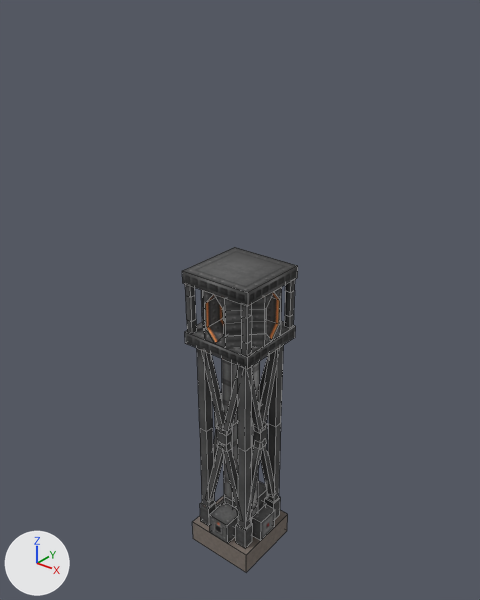
The OBJ model src/main/resources/assets/immersivetech/models/block/metal_multiblock/solar_tower_mirrored.obj, before and after one commit.
Camera for both pictures: a 50 mm lens placed at (14.45, -17.97, 20.54), pointed at (0.19, -0.14, 9.48). The axes (+X, +Y, +Z) are drawn at lower left. The lights are the same throughout. Mesh edges are drawn as thin lines. Where no turn or scale is listed for an object, it has been applied to the vertices. Vertices at the same position are counted once.

Script lines for the objects in view, before the commit:
```python
me_solar_tower = bpy.data.meshes.new('solar_tower')
me_solar_tower.from_pydata(...)  # 551 vertices, 329 faces, 6 loose edges; spans x -1.0..2.0, y -2.0..1.0, z -2.0..11.0
me_solar_tower.materials.append(mat_solar_tower)  # picture img_metal_multiblock_solar_tower
ob_solar_tower = bpy.data.objects.new('solar_tower', me_solar_tower)
ob_solar_tower.location = (0.0, 0.0, 0.0)
```
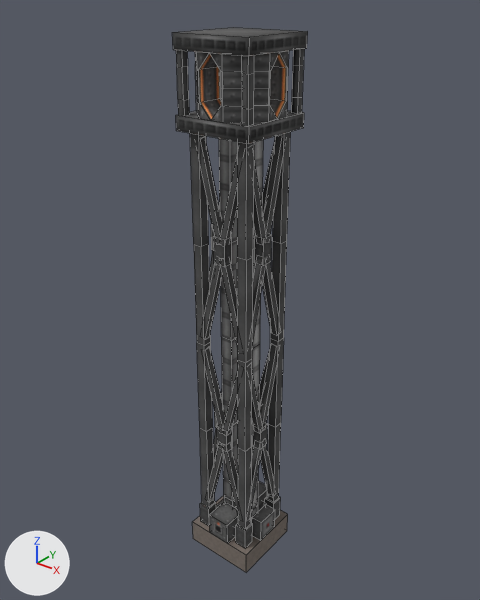
Boxes [x1, y1, x2, y2] around the edits, measured in the pictures (480 x 600 px; the box of a moved part takes in the faces that stretch with it):
'solar_tower', reshaped (17% wider, 67% taller)
    before: [182, 247, 298, 572]
    after: [172, 27, 308, 572]
part 1 of me_solar_tower, moved or reshaped
    before: [185, 321, 295, 369]
    after: [176, 110, 304, 144]
part 2 of me_solar_tower, moved or reshaped
    before: [241, 341, 251, 356]
    after: [242, 108, 253, 126]
part 3 of me_solar_tower, moved or reshaped
    before: [284, 314, 294, 328]
    after: [291, 97, 302, 114]
part 4 of me_solar_tower, moved or reshaped
    before: [182, 247, 298, 306]
    after: [172, 27, 308, 56]
part 5 of me_solar_tower, added
    after: [211, 224, 214, 250]
part 6 of me_solar_tower, added (black)
    after: [263, 136, 282, 236]
part 7 of me_solar_tower, added (black)
    after: [254, 234, 272, 265]
part 8 of me_solar_tower, added (black)
    after: [253, 159, 266, 238]
part 9 of me_solar_tower, added (black)
    after: [200, 138, 223, 238]
part 10 of me_solar_tower, added (black)
    after: [213, 236, 232, 267]
part 11 of me_solar_tower, added (black)
    after: [220, 156, 237, 240]
part 12 of me_solar_tower, added
    after: [262, 141, 275, 215]
part 13 of me_solar_tower, deleted (black)
    before: [201, 287, 282, 348]
part 14 of me_solar_tower, deleted (black)
    before: [185, 284, 196, 333]
part 15 of me_solar_tower, deleted
    before: [241, 304, 252, 343]
part 16 of me_solar_tower, deleted
    before: [285, 280, 295, 317]
part 17 of me_solar_tower, added (black)
    after: [176, 49, 304, 363]

Diff of the bpy script that builds the scene:
```diff
--- a/src/main/resources/assets/immersivetech/models/block/metal_multiblock/solar_tower_mirrored.obj.py
+++ b/src/main/resources/assets/immersivetech/models/block/metal_multiblock/solar_tower_mirrored.obj.py
@@ me_solar_tower @@
 # used by ob_solar_tower; location = (0.0, 0.0, 0.0)
-me_solar_tower.from_pydata(...)  # 551 vertices, 329 faces, 6 loose edges; spans x -1.0..2.0, y -2.0..1.0, z -2.0..11.0
+me_solar_tower.from_pydata(...)  # 713 vertices, 457 faces, 4 loose edges; spans x -1.0..2.0, y -2.0..1.0, z -2.0..19.0
+# me_solar_tower part 1: the loose piece of 8 vertices spanning x -1.0..2.0, y -2.0..1.0, z 8.0..8.5 is moved by (0.0, 0.0, 8.0)
+# me_solar_tower part 2: the loose piece of 9 vertices spanning x 1.69..1.94, y -1.94..-1.69, z 8.5..9.0 is moved by (0.0, 0.0, 8.0)
+# me_solar_tower part 3: the loose piece of 8 vertices spanning x 1.69..1.94, y 0.69..0.94, z 8.5..9.0 is moved by (0.0, 0.0, 8.0)
+# me_solar_tower part 4: the loose piece of 8 vertices spanning x -1.0..2.0, y -2.0..1.0, z 10.5..11.0 is moved by (0.0, 0.0, 8.0)
+# me_solar_tower part 5: a new loose piece, a box spanning x -0.69..-0.31, y -0.75..-0.25, z 11.5..12.5, in mat_solar_tower (picture img_metal_multiblock_solar_tower)
+# me_solar_tower part 6: the loose piece of 8 vertices spanning x 1.38..1.62, y -0.56..0.56, z 4.22..7.78 is copied, and the copy is moved by (0.0, 0.0, 8.0); it spans x 1.38..1.62, y -0.56..0.56, z 12.22..15.78
+# me_solar_tower part 7: a new loose piece, a box spanning x 1.31..1.69, y -0.75..-0.25, z 11.5..12.5, in mat_solar_tower (picture img_metal_multiblock_solar_tower)
+# me_solar_tower part 8: the loose piece of 8 vertices spanning x 1.38..1.62, y -1.56..-0.44, z 4.22..7.78 is copied, and the copy is moved by (0.0, 0.0, 8.0); it spans x 1.38..1.62, y -1.56..-0.44, z 12.22..15.78
+# me_solar_tower part 9: the loose piece of 8 vertices spanning x -0.56..0.56, y -1.62..-1.37, z 4.22..7.78 is copied, and the copy is moved by (0.0, 0.0, 8.0); it spans x -0.56..0.56, y -1.62..-1.37, z 12.22..15.78
+# me_solar_tower part 10: a new loose piece, a box spanning x 0.25..0.75, y -1.69..-1.31, z 11.5..12.5, in mat_solar_tower (picture img_metal_multiblock_solar_tower)
+# me_solar_tower part 11: the loose piece of 8 vertices spanning x 0.44..1.56, y -1.62..-1.37, z 4.22..7.78 is copied, and the copy is moved by (0.0, 0.0, 8.0); it spans x 0.44..1.56, y -1.62..-1.37, z 12.22..15.78
+# me_solar_tower part 12: the loose piece of 8 vertices spanning x 0.44..1.56, y 0.38..0.63, z 4.22..7.78 is copied, and the copy is moved by (0.0, 0.0, 8.0); it spans x 0.44..1.56, y 0.38..0.63, z 12.22..15.78
+# me_solar_tower part 13: the loose piece of 139 vertices spanning x -1.0..2.0, y -2.0..1.0, z 8.5..10.5 is deleted
+# me_solar_tower part 14: the loose piece of 19 vertices spanning x -0.94..-0.69, y -1.94..-1.69, z 8.5..10.5 is deleted
+# me_solar_tower part 15: the loose piece of 15 vertices spanning x 1.69..1.94, y -1.94..-1.69, z 9.0..10.5 is deleted
+# me_solar_tower part 16: the loose piece of 15 vertices spanning x 1.69..1.94, y 0.69..0.94, z 9.0..10.5 is deleted
+# me_solar_tower part 17: 272 vertices added at x -1.0..2.0, y -2.0..1.0, z 8.22..18.5
 me_solar_tower.materials.append(mat_solar_tower)
```
